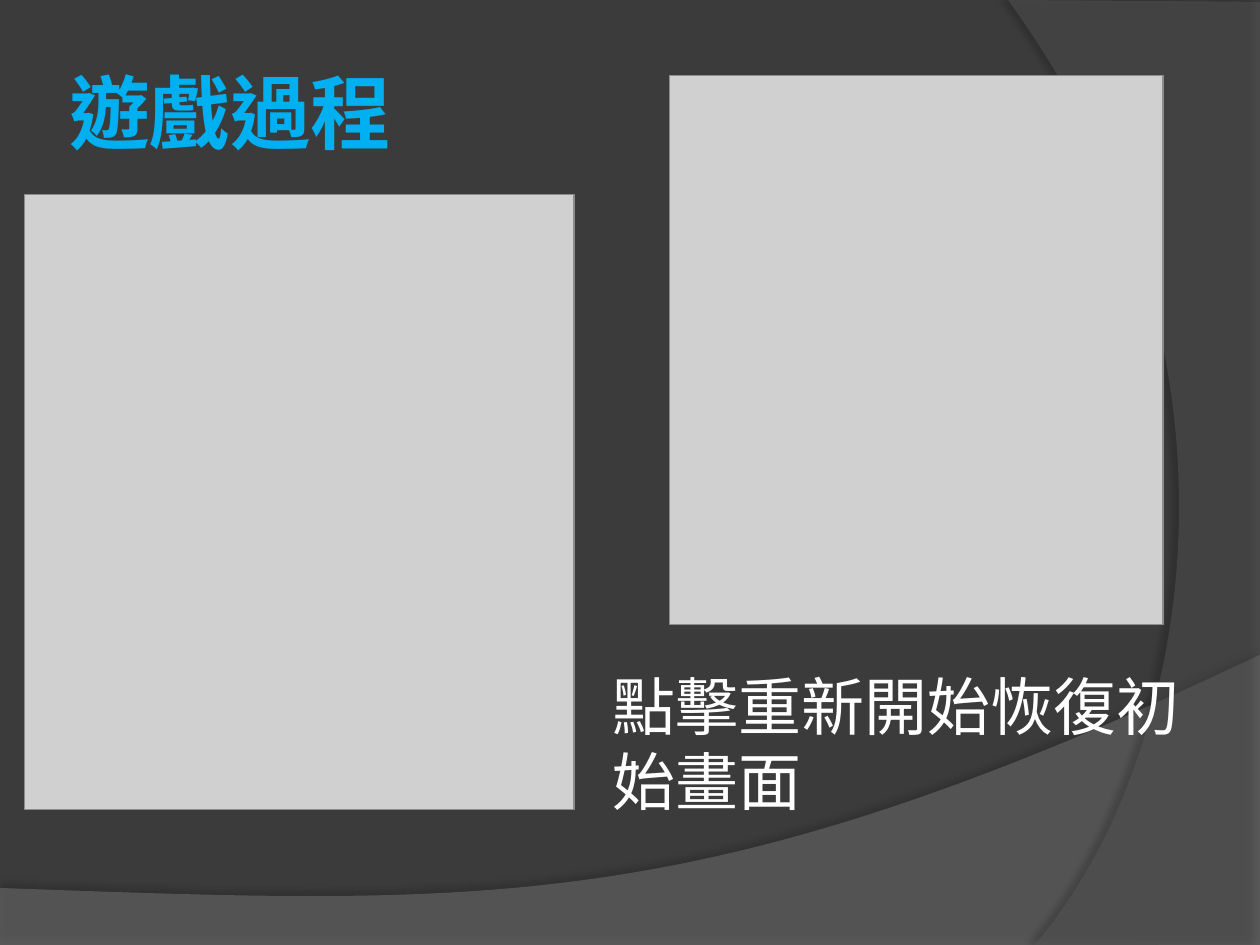
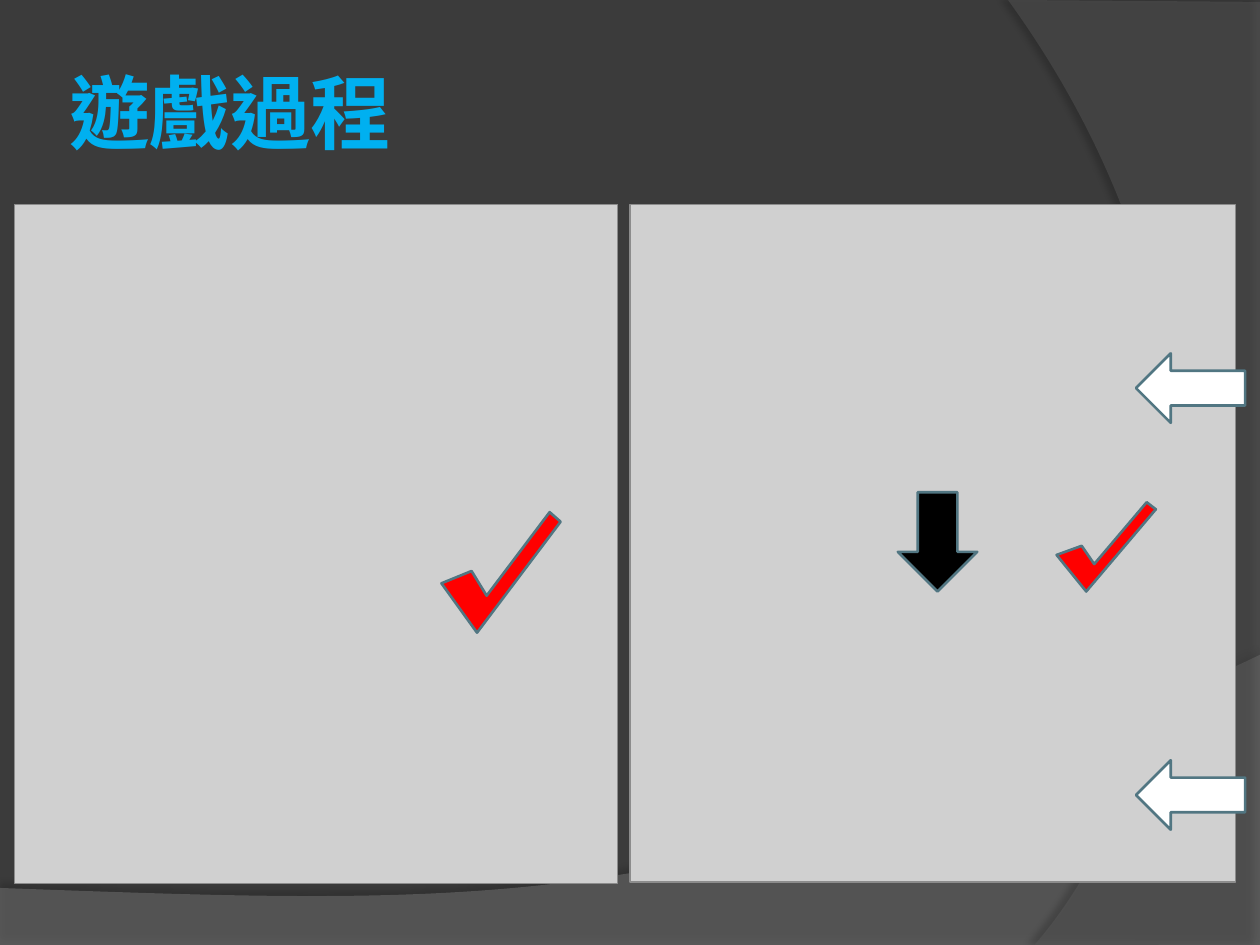
Before and after one commit to chu1015/-, a slide deck: slide 7 of Project/小專題報告.pptx. Drawn at 1260x945 pixels with LibreOffice and Linux fonts; fonts in the diff are those of the drawing; grey boxes stand for pictures. Boxes give left, top, right and bottom in pixels: in the first picture for what was removed or moved away, otherwise in the second. Text is boxed around its words. In the diff, an @@ line names an element or a change of style, - is before the commit and + after.

```diff
--- a/Project/小專題報告.pptx
+++ b/Project/小專題報告.pptx
@@ picture removed at bbox=[669, 76, 1163, 624] @@
@@ picture: place and size @@
-picture at bbox=[25, 195, 575, 810]
+picture at bbox=[15, 204, 617, 883]
@@ picture added at bbox=[630, 204, 1235, 882] @@
@@ left arrow added at bbox=[1137, 354, 1246, 423], fill #FFFFFF, outline #517682 1.5 pt @@
@@ down arrow added at bbox=[898, 493, 978, 592], fill #000000, outline #517682 1.5 pt @@
@@ freeform shape added at bbox=[1057, 503, 1157, 592], fill #FF0000, outline #517682 1.5 pt @@
@@ freeform shape added at bbox=[441, 512, 561, 633], fill #FF0000, outline #517682 1.5 pt @@
@@ text removed at bbox=[613, 677, 1180, 810] @@
-點擊重新開始恢復初始畫面
@@ left arrow added at bbox=[1137, 760, 1246, 829], fill #FFFFFF, outline #517682 1.5 pt @@
```
Also in this commit, not shown: 5 other slides changed.
